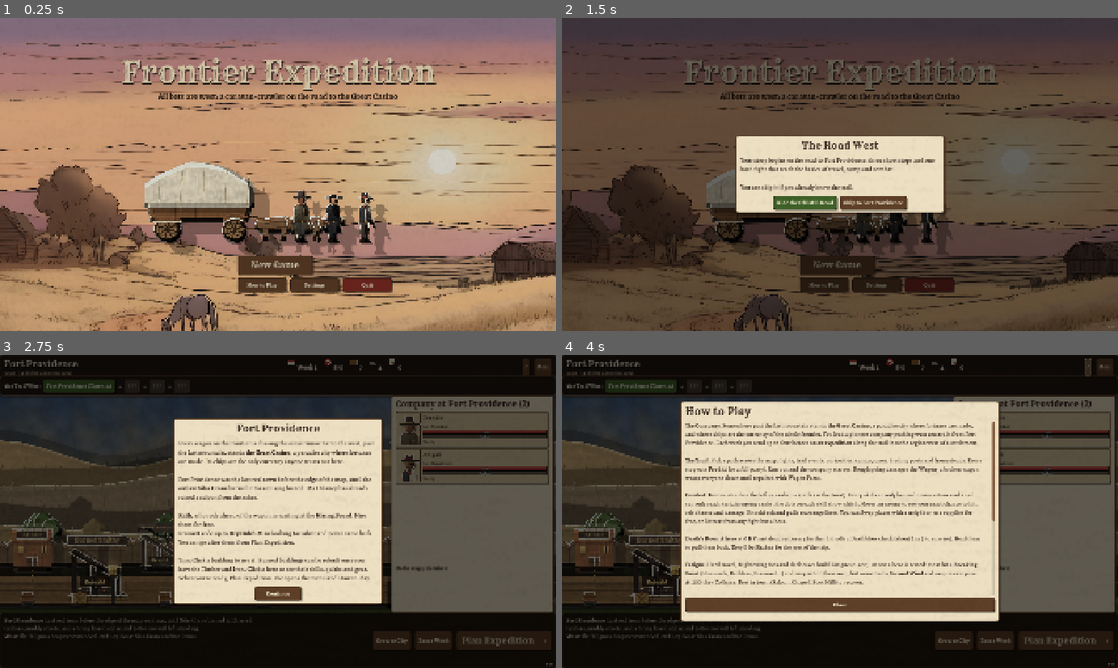
Above: before the commit, frames 1-4 (two rows, left to right).
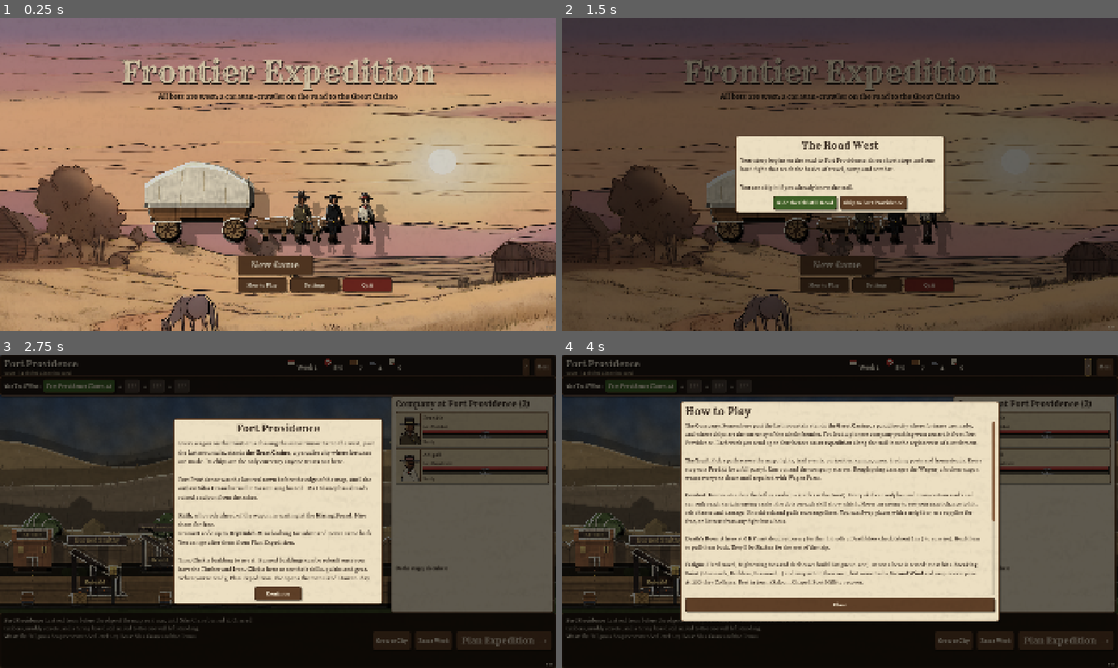
Above: after the commit, the same moments.

Repository: ChadFinancials/frontier-expedition
Game: Godot game, scene res://scenes/main.tscn
Same seed, same stepped clock (60 frames per second), same inputs: the game is played once before the commit and once after it.
Inputs:
- Up to frame 1 (0.25 s): no input
- Up to frame 2 (1.5 s): click "New Game" at 0.5 s; click "New Game" at 1.25 s
- Up to frame 3 (2.75 s): click "Skip to Fort Providence" at 2 s
- Up to frame 4 (4 s): click "Continue" at 2.75 s; click "?" at 3.5 s

The runs differ from the first frame. In frame 1, 0.6% of the frame differs, in the area x 51-70%, y 54-76%; in frame 2, 0.2%; in frame 3, 0.1%; in frame 4, nothing differs.

Commit message:
Ink illustration look for all characters (owner's pick)
- Figure.body_style 4 is now the default: curved bodies, bold ink outlines on every
  piece, flat color with cel shading (shadow tone, core line, warm lit edge, sparse
  hatching in larger shadows) and a small cast shadow from each piece onto the next
- Every piece's corners are rounded (hats, weapons, animals and creatures too);
  face features stay crisp
- docs/ART_PIPELINE.md: the A/B and the decision

Co-Authored-By: Claude Opus 5.5 <noreply@anthropic.com>
Claude-Session: https://claude.ai/code/session_01XcbqNLxajTmC7syhCt1stP

Diff:
--- a/scripts/visual/figure.gd
+++ b/scripts/visual/figure.gd
@@ -43,10 +43,11 @@
 ## Eye variant. 3 is the approved look: a wide black oval, no white. 0 is the older white
 ## oval with a black pupil. 1 dot, 2 tall oval, 4 dot with a lid, 5 L bracket. See docs/ART_PIPELINE.md.
 var eye_style: int = 3
-## Body construction experiment (A/B). 0 is the current body. 1 tailored curves, 2 curves plus
-## costume detail, 3 jointed paper puppet, 4 ink illustration, 5 painted volume.
-## Head, face, hat and weapon are shared. See docs/ART_PIPELINE.md and shot=body_ab.
-static var default_body := 0
+## Body construction and render style. 4, the ink illustration look, is the owner's pick and
+## the default: curved bodies, a bold ink outline on every piece, flat color with cel
+## highlights and shadows. 0 is the older look; 1 tailored curves, 2 curves plus costume
+## detail, 3 jointed paper puppet, 5 painted volume. See docs/ART_PIPELINE.md, shot=body_ab.
+static var default_body := 4
 var body_style: int = default_body
 
 var _shapes: Array = []
@@ -127,6 +128,9 @@
 			_add_deckle()
 		if body_style == 5:
 			_add_light_bands()
+		if body_style == 4:
+			_round_corners()
+			_add_ink_bands()
 		_dirty = false
 	if body_style >= 3:
 		_draw_layered()
@@ -1446,6 +1450,8 @@
 					_draw_shape(s, s.c, Vector2.ZERO, 0.0)
 			4:
 				if edged:
+					# Each piece casts a little shadow onto the pieces behind it, then its ink line.
+					_draw_shape(s, Color(0, 0, 0, 0.22), Vector2(3.0 * facing, 4.0), 0.0)
 					_draw_shape(s, INK, Vector2.ZERO, 1.5)
 				_draw_flat_ink(s)
 			_:
@@ -1469,24 +1475,93 @@
 	draw_set_transform(Vector2.ZERO, 0.0, Vector2.ONE)
 
 
-## Style 4 fill: flat color with one hard-edged shadow tone, like a printed comic.
+## Style 4: precomputes each piece's cel bands (light from the top left of the screen):
+## a highlight along the lit edge, a shadow tone on the far side, a darker core line right at
+## the far edge, and a few ink hatch strokes inside the shadow of the bigger pieces.
+func _add_ink_bands() -> void:
+	for s in _shapes:
+		if s.get("glow", false) or s.get("no_edge", false):
+			continue
+		var pts := PackedVector2Array()
+		if s.k == "poly":
+			pts = clean_line(s.pts)
+		elif s.k == "circle" and float(s.r) >= 4.0:
+			pts = PackedVector2Array(ellipse(s.p, s.r, s.r, 24))
+		if pts.size() < 3:
+			continue
+		var bb := _bounds(pts)
+		var area := bb.size.x * bb.size.y
+		if area < 90.0:
+			continue
+		var sh := minf(6.0, 2.0 + sqrt(area) * 0.09)
+		s["ink_dark"] = Geometry2D.clip_polygons(pts, _shifted(pts, Vector2(-sh * facing, -sh * 0.85)))
+		s["ink_core"] = Geometry2D.clip_polygons(pts, _shifted(pts, Vector2(-1.8 * facing, -1.6)))
+		s["ink_lit"] = Geometry2D.clip_polygons(pts, _shifted(pts, Vector2(2.4 * facing, 2.4)))
+		var hatch: Array = []
+		if area > 700.0:
+			for band in s.ink_dark:
+				if band.size() < 3:
+					continue
+				var bb2 := _bounds(band)
+				var x := bb2.position.x - bb2.size.y
+				while x < bb2.end.x:
+					var a := Vector2(x, bb2.end.y)
+					var b := Vector2(x + bb2.size.y * 0.9, bb2.position.y)
+					for piece in Geometry2D.intersect_polyline_with_polygon(PackedVector2Array([a, b]), band):
+						if piece.size() >= 2 and piece[0].distance_squared_to(piece[piece.size() - 1]) > 9.0:
+							hatch.append([piece[0], piece[piece.size() - 1]])
+					x += 4.5
+		s["ink_hatch"] = hatch
+
+
+## Style 4: rounds every piece's corners (Chaikin), lightly on people, whose bodies are
+## already curved, and more on animals and creatures, so nothing reads as a box. Face
+## features (no_edge) and pieces marked "sharp" keep their corners.
+func _round_corners() -> void:
+	var iters := 1 if look.get("body", "human") == "human" else 2
+	for s in _shapes:
+		if s.k != "poly" or s.get("no_edge", false) or s.get("glow", false) or s.get("sharp", false):
+			continue
+		var pts: PackedVector2Array = clean_line(s.pts)
+		if pts.size() < 3 or pts.size() > 90:
+			continue
+		for i in iters:
+			pts = chaikin(pts, 0.22)
+		s.pts = pts
+
+
+static func chaikin(pts: PackedVector2Array, cut: float) -> PackedVector2Array:
+	var out := PackedVector2Array()
+	var n := pts.size()
+	for i in n:
+		var a: Vector2 = pts[i]
+		var b: Vector2 = pts[(i + 1) % n]
+		out.append(a.lerp(b, cut))
+		out.append(a.lerp(b, 1.0 - cut))
+	return out
+
+
+static func _shifted(pts: PackedVector2Array, by: Vector2) -> PackedVector2Array:
+	var out := PackedVector2Array()
+	for p in pts:
+		out.append(p + by)
+	return out
+
+
+## Style 4 fill: flat color with cel shading (see _add_ink_bands), like a printed comic.
 func _draw_flat_ink(s: Dictionary) -> void:
 	var c: Color = s.c
 	if s.has("a"):
 		c.a *= float(s.a)
-	if s.k != "poly":
-		_draw_shape(s, c, Vector2.ZERO, 0.0)
-		return
-	var pts: PackedVector2Array = clean_line(s.pts)
-	if pts.size() < 3:
-		return
-	draw_colored_polygon(pts, c)
-	var bb := _bounds(pts)
-	if bb.size.x * bb.size.y < 200.0:
-		return
-	var moved := PackedVector2Array()
-	for p in pts:
-		moved.append(p + Vector2(-5.0 * facing, -4.0))
-	for band in Geometry2D.clip_polygons(pts, moved):
+	_draw_shape(s, c, Vector2.ZERO, 0.0)
+	for band in s.get("ink_dark", []):
 		if band.size() >= 3:
-			draw_colored_polygon(band, Color(c.darkened(0.3), c.a))
+			draw_colored_polygon(band, Color(c.darkened(0.28), c.a))
+	for h in s.get("ink_hatch", []):
+		draw_line(h[0], h[1], Color(INK, 0.28 * c.a), 1.0, true)
+	for band in s.get("ink_core", []):
+		if band.size() >= 3:
+			draw_colored_polygon(band, Color(c.darkened(0.45), c.a))
+	for band in s.get("ink_lit", []):
+		if band.size() >= 3:
+			draw_colored_polygon(band, Color(c.lightened(0.26).lerp(Color("#fff0c8"), 0.1), c.a))
Not shown, changed: docs/ART_PIPELINE.md
